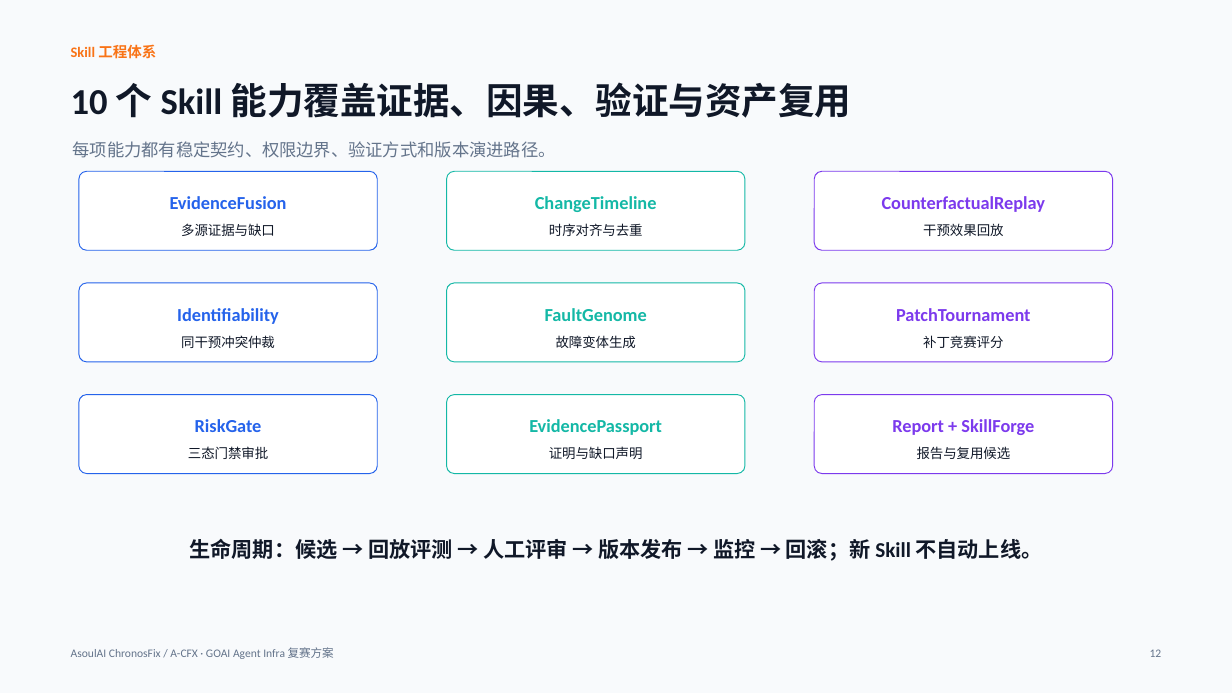
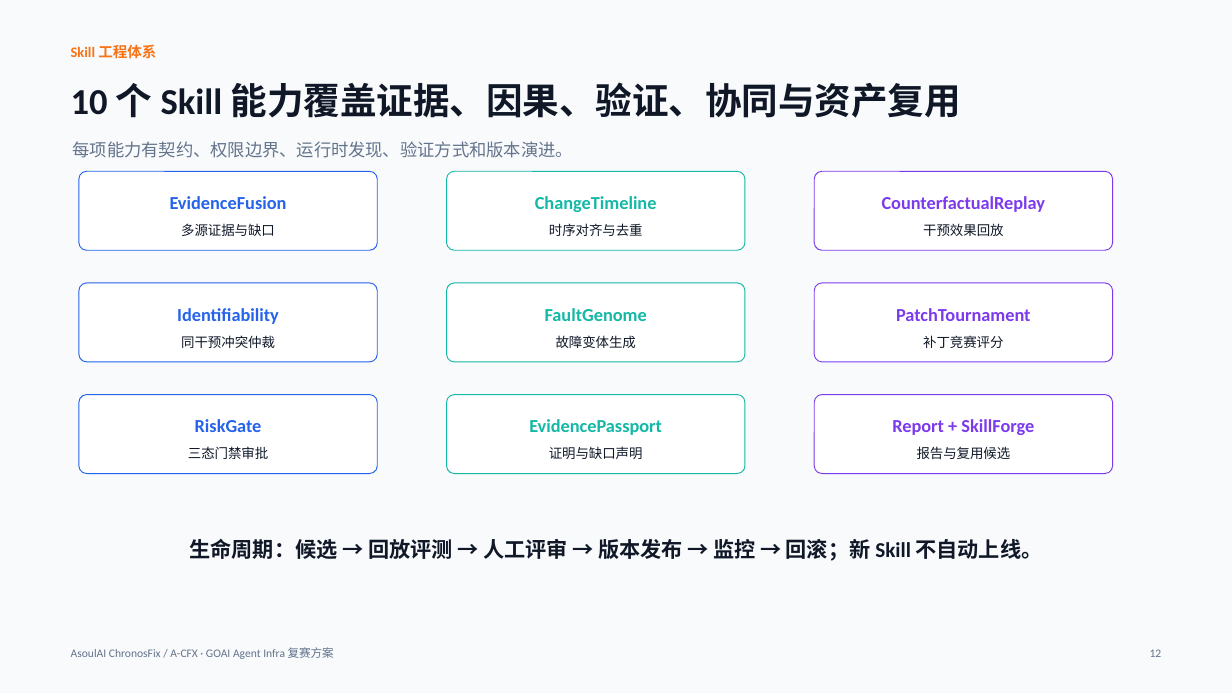
Before and after one commit to ASOUL-Official/asoulai-chronosfix, a slide deck: slide 12 of submission/ChronosFix_复赛方案.pptx. Drawn at 1232x693 pixels with LibreOffice and Linux fonts; fonts in the diff are those of the drawing. Boxes give left, top, right and bottom in pixels: in the first picture for what was removed or moved away, otherwise in the second. Text is boxed around its words. In the diff, an @@ line names an element or a change of style, - is before the commit and + after.

```diff
--- a/submission/ChronosFix_复赛方案.pptx
+++ b/submission/ChronosFix_复赛方案.pptx
@@ text at (71,82,961,118): text changed @@
-10 个 Skill 能力覆盖证据、因果、验证与资产复用
+10 个 Skill 能力覆盖证据、因果、验证、协同与资产复用
@@ text at (73,141,573,158): text changed @@
-每项能力都有稳定契约、权限边界、验证方式和版本演进路径。
+每项能力有契约、权限边界、运行时发现、验证方式和版本演进。
```
Also in this commit, not shown: 11 other slides changed, 24 other files.
